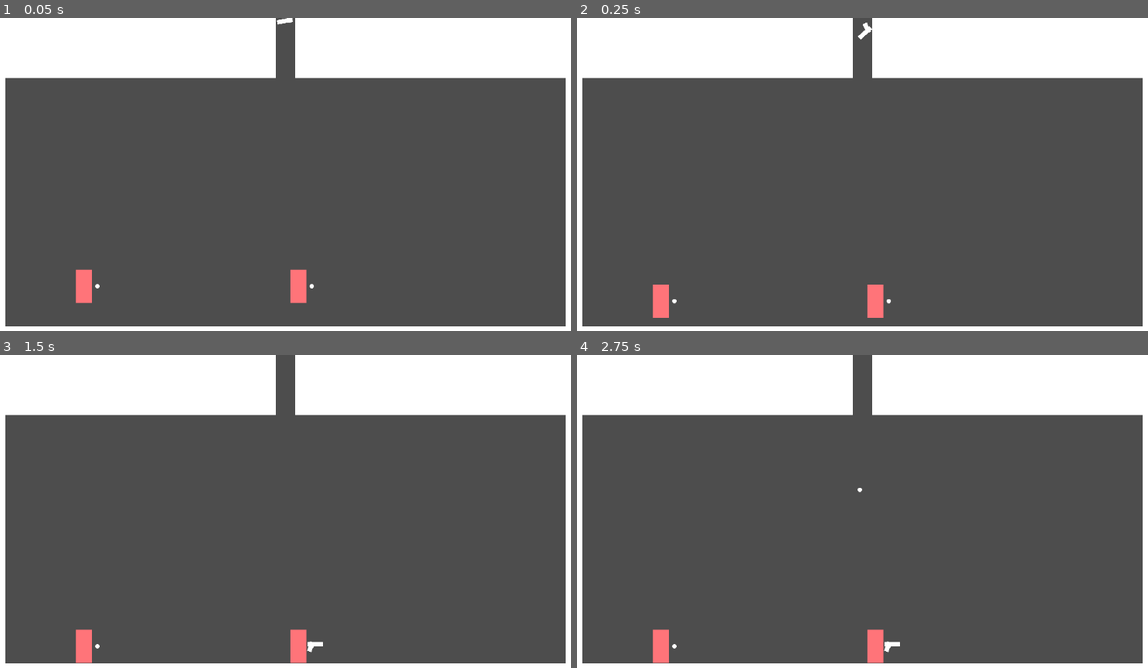
Above: before the commit, frames 1-4 (two rows, left to right).
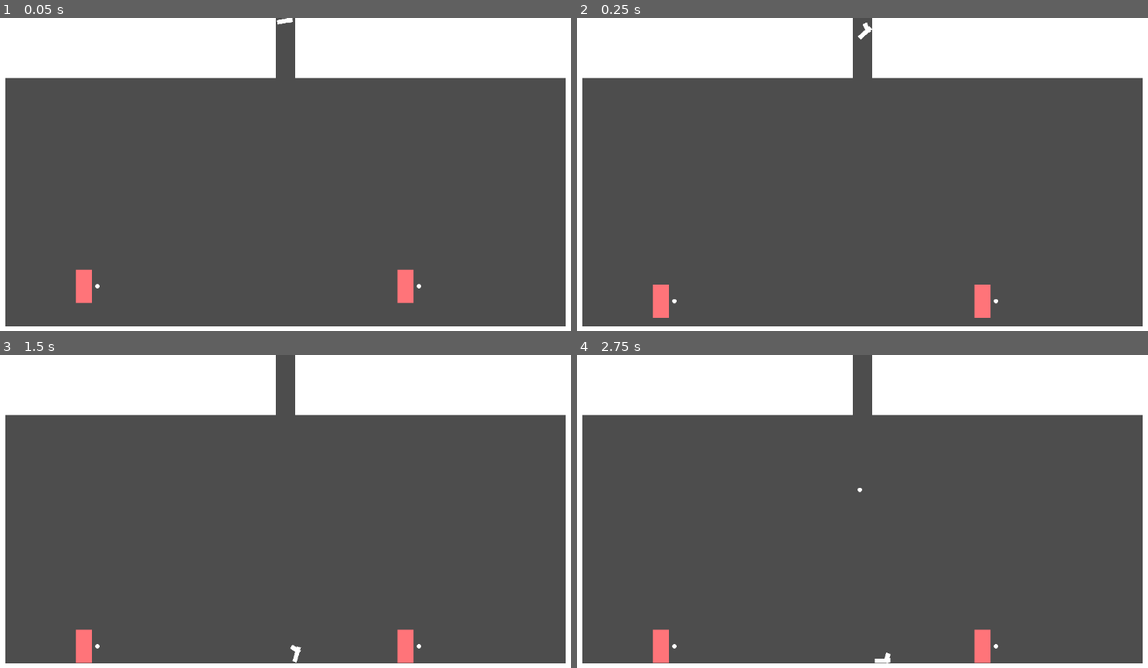
Above: after the commit, the same moments.

Repository: cbrenton/its-all-bad
Game: Godot game, scene res://scenes/match.tscn
The game is run twice, just before and just after one commit, with the same random seed, the same clock (stepped at 60 frames per second) and the same inputs. Before the commit the project starts from res://match.tscn.
Inputs:
- Up to frame 1 (0.05 s): no input
- Up to frame 2 (0.25 s): no input
- Up to frame 3 (1.5 s): no input
- Up to frame 4 (2.75 s): no input

The runs differ from the first frame. In frame 1, 0.7% of the frame differs, in the area x 50-74%, y 80-92%; in frame 2, 0.7%; in frame 3, 0.7%; in frame 4, 0.7%, in the area x 50-74%, y 87-99%.

Commit message:
Create scenes and scripts dirs, and reformat all files

Diff:
--- a/fist.gd
+++ /dev/null
@@ -1,40 +0,0 @@
-class_name Fist
-extends Node2D
-
-signal hit_landed(target, is_fatal)
-
-@onready var hitbox: Area2D = $HitArea2D
-
-var attack_duration: float = 0.1
-var attack_timer: Timer
-var is_held: bool = false
-var attack_rate: float = 0.2
-
-func _ready() -> void:
-	print("fist ready")
-
-func _fire() -> void:
-	self.hitbox.monitoring = true
-	await get_tree().physics_frame
-
-	for area in self.hitbox.get_overlapping_areas():
-		_attack_area(area)
-
-	# TODO: does this actually make this any better?
-	await get_tree().create_timer(self.attack_duration).timeout
-	self.hitbox.monitoring = false
-
-func _attack_area(target: Area2D) -> void:
-	# TODO: this is hacky, but it gets the parent's (HoldPosition) parent's (Visuals) parent (Player)
-	if target.get_parent() != self.get_parent().get_parent().get_parent():
-		hit_landed.emit(target.get_parent(), false)
-
-func attack() -> void:
-	if self.attack_timer == null:
-		self.attack_timer = Timer.new()
-		self.attack_timer.one_shot = true
-		add_child(self.attack_timer)
-	if self.attack_timer.is_stopped():
-		_fire()
-		self.attack_timer.start(self.attack_rate)
-	pass
--- a/gun.gd
+++ /dev/null
@@ -1,95 +0,0 @@
-class_name Gun
-extends RigidBody2D
-
-signal hit_landed(target, is_fatal)
-signal shot
-
-@onready var raycast: RayCast2D = $HitRay2D
-
-# TODO: start false
-var is_loaded: bool = true
-var attack_duration: float = 0.1
-var attack_timer: Timer
-var is_thrown: bool = false
-var attack_rate: float = 0.2
-var holder: Player = null
-
-func _ready() -> void:
-	attack_rate = 0.2
-	print("gun ready")
-	self.contact_monitor = true
-	self.max_contacts_reported = 4
-	body_entered.connect(_on_body_entered)
-	self.continuous_cd = RigidBody2D.CCD_MODE_CAST_SHAPE
-
-func _on_pickup(player: Player) -> void:
-	self.holder = player
-	move_to.call_deferred(player)
-
-# TODO: when weapon is held, disable pickup
-func move_to(player: Player) -> void:
-	self.freeze_mode = RigidBody2D.FREEZE_MODE_KINEMATIC
-	self.freeze = true
-	reparent(player.hold_position)
-	self.position = Vector2.ZERO
-	self.rotation = 0
-
-	self.hit_landed.connect(player.attack)
-
-func drop() -> void:
-	# TODO: figure out how to do this with fist
-	self.freeze = false
-	reparent(get_tree().current_scene)
-	self.hit_landed.disconnect(self.holder.attack)
-	self.holder = null
-
-func _fire() -> void:
-	if self.is_loaded:
-		if raycast.is_colliding():
-			print("bam!")
-			var other = self.raycast.get_collider() as Player
-			if other:
-				self.hit_landed.emit(other, true)
-		self.is_loaded = false
-		self.shot.emit()
-	else:
-		_throw()
-
-func _throw() -> void:
-	var look_dir = sign(self.holder.visuals.scale.x)
-	self.holder.clear_weapon()
-	drop()
-	self.is_thrown = true
-	apply_central_impulse(Vector2(look_dir * 2000, -20))
-	pass
-
-func attack() -> void:
-	if self.attack_timer == null:
-		self.attack_timer = Timer.new()
-		self.attack_timer.one_shot = true
-		add_child(self.attack_timer)
-	if self.attack_timer.is_stopped():
-		_fire()
-		self.attack_timer.start(self.attack_rate)
-	pass
-
-
-func _on_body_entered(body: Node) -> void:
-	var env = body as StaticBody2D
-	var player = body as Player
-
-	if env:
-		print("gun hit body is ground or wall")
-		await get_tree().create_timer(0.5).timeout
-		self.is_thrown = false
-	elif player and is_thrown:
-		print("gun hit player")
-		var dir_to_target = sign((player.position - self.position).x)
-		var knockback_force = 200
-		player.receive_knockback(Vector2(dir_to_target * knockback_force, -200))
-	else:
-		print("gun hit %s" % body.name)
-	pass # Replace with function body.
-
-func is_held() -> bool:
-	return self.holder != null
--- a/match_controller.gd
+++ /dev/null
@@ -1,58 +0,0 @@
-extends Node2D
-
-
-@export var player_scene = preload("player.tscn")
-@export var gun_scene = preload("gun.tscn")
-@export var bullet_scene = preload("bullet.tscn")
-
-var rng = RandomNumberGenerator.new()
-
-func _ready() -> void:
-	_start_match()
-
-func _start_match() -> void:
-	# spawn players
-	# 	for each player, connect player.die to check_for_winner
-	_spawn_players()
-	# spawn gun, connect gun.shoot to spawn_bullet_delayed
-	_spawn_gun()
-	# spawn bullet delayed
-	_spawn_bullet()
-	print("starting game")
-
-func _spawn_players() -> void:
-	# TODO: make this use screen space to determine spawn point
-	var player_positions = [Vector2(200, 500), Vector2(600, 500)]
-
-	var player_num = 1
-	for pos in player_positions:
-		# instantiate player
-		var player = self.player_scene.instantiate()
-		# set player pos and orientation
-		player.position = pos
-		print("initializing player")
-		# TODO: connect player signals
-		add_child(player)
-		player.initialize(player_num)
-		player_num += 1
-		player.die.connect(_check_for_winner)
-
-func _spawn_gun():
-	var gun = self.gun_scene.instantiate()
-	gun.position = Vector2(571, 0)
-	gun.rotation = rng.randi_range(0, 360)
-	gun.apply_central_impulse(Vector2(rng.randi_range(50, 100), 20))
-	gun.shot.connect(_spawn_bullet)
-	add_child(gun)
-
-func _spawn_bullet():
-	await get_tree().create_timer(2.0).timeout
-	var bullet = self.bullet_scene.instantiate()
-	bullet.position = Vector2(571, 0)
-	add_child(bullet)
-
-func _check_for_winner(player: Player) -> void:
-	# brief async - delete players, gun, bullet
-	# display win label? emit signal upwards?
-	print("p%d died" % player.player_number)
-	pass
--- a/player.gd
+++ /dev/null
@@ -1,125 +0,0 @@
-class_name Player
-extends CharacterBody2D
-
-signal die(player: Player)
-
-const SPEED = 300.0
-const JUMP_VELOCITY = -400.0
-
-var player_number: int
-var left_input: String
-var right_input: String
-var jump_input: String
-var action_input: String
-
-var fist: Fist
-var weapon: Gun
-
-var knockback_x: float = 0.0
-
-@onready var visuals: Node2D = $Visuals
-@onready var hold_position: Node2D = $Visuals/HoldPosition
-
-var action_rate = 0.5
-
-var fist_scene = preload("fist.tscn")
-
-# takes in the player's number (1 for p1, 2 for p2, etc)
-func initialize(num: int) -> void:
-	# store player number
-	self.player_number = num
-
-	# set up listeners
-	self.left_input = "p%d_left" % num
-	self.right_input = "p%d_right" % num
-	self.jump_input = "p%d_jump" % num
-	self.action_input = "p%d_action" % num
-
-	self.fist = self.fist_scene.instantiate()
-	self.hold_position.add_child(self.fist)
-	self.fist.hit_landed.connect(attack)
-
-func _physics_process(delta: float) -> void:
-	# add gravity
-	if not is_on_floor():
-		self.velocity.y += get_gravity().y * delta
-
-	_handle_movement_input()
-
-	# 200 / 0.25s = 800
-	# decay knockback over 0.25s
-	self.knockback_x = move_toward(self.knockback_x, 0, 800 * delta)
-	self.velocity.x += self.knockback_x
-
-	_handle_non_movement_input()
-
-	move_and_slide()
-
-func _handle_movement_input() -> void:
-	if Input.is_action_just_pressed(self.jump_input) and is_on_floor():
-		self.velocity.y = JUMP_VELOCITY
-
-	# if knockback is significant, disable horizontal input and set movement velocity to 0 (only knockback should contribute)
-	if abs(self.knockback_x) > 10.0:
-		self.velocity.x = 0.0
-	# otherwise, apply input to get movement velocity
-	else:
-		var direction := Input.get_axis(self.left_input, self.right_input)
-		if direction:
-			self.velocity.x = direction * SPEED
-			self.visuals.scale.x = sign(direction)
-		else:
-			self.velocity.x = move_toward(self.velocity.x, 0, SPEED)
-
-func _handle_non_movement_input() -> void:
-	if Input.is_action_just_pressed(self.action_input):
-		if self.weapon != null:
-			self.weapon.attack()
-		else:
-			self.fist.attack()
-
-func attack(target: Player, is_fatal: bool) -> void:
-	print("attacking p%d" % target.player_number)
-	var cur_velocity = target.velocity
-	var dir_to_target = sign((target.position - self.position).x)
-	var knockback_force = 200
-
-	if !is_fatal:
-		target.receive_knockback(Vector2(dir_to_target * knockback_force, -200) + self.velocity)
-	else:
-		target.die.emit(target)
-		print("game over")
-
-# reset velocity.y to received force, and set knockback_x which will decay
-func receive_knockback(force: Vector2) -> void:
-	self.knockback_x = force.x
-	self.velocity.y = force.y
-
-
-func _on_hurt_area_2d_body_entered(body: Node2D) -> void:
-	# TODO: hacky - get parent node2d from rigidbody
-	print("player body entered")
-	# TODO: revert, but for Item
-	var touched_weapon = body as Gun
-	if touched_weapon:
-		print("ran into weapon")
-		# TODO: do I need fist check?
-		# TODO: fix
-		if !touched_weapon.is_held():
-			if !touched_weapon.is_thrown:
-				print("picking it pu")
-				_pick_up(touched_weapon)
-			else:
-				touched_weapon.apply_central_impulse(Vector2(200, -200))
-		return
-	var touched_bullet = body as Bullet
-	if touched_bullet:
-		print("picked up bullet")
-		touched_bullet.queue_free()
-
-func _pick_up(gun: Gun) -> void:
-	gun._on_pickup(self)
-	self.weapon = gun
-
-func clear_weapon() -> void:
-	self.weapon = null
--- a/bullet.tscn
+++ b/scenes/bullet.tscn
@@ -1,7 +1,7 @@
 [gd_scene format=3 uid="uid://ctp0o18g7yp8p"]
 
 [ext_resource type="Texture2D" uid="uid://vqymet7qdv8r" path="res://assets/dummy.png" id="1_v7oki"]
-[ext_resource type="Script" uid="uid://bd7olucnbmqy0" path="res://bullet.gd" id="1_v8qja"]
+[ext_resource type="Script" uid="uid://bd7olucnbmqy0" path="res://scripts/bullet.gd" id="1_v8qja"]
 
 [sub_resource type="CircleShape2D" id="CircleShape2D_x8et2"]
 radius = 4.1231055
--- a/fist.tscn
+++ b/scenes/fist.tscn
@@ -1,6 +1,6 @@
 [gd_scene format=3 uid="uid://cwit7dbkmqn7n"]
 
-[ext_resource type="Script" uid="uid://bqpoqmfglo7jf" path="res://fist.gd" id="1_18rt0"]
+[ext_resource type="Script" uid="uid://bqpoqmfglo7jf" path="res://scripts/fist.gd" id="1_18rt0"]
 [ext_resource type="Texture2D" uid="uid://vqymet7qdv8r" path="res://assets/dummy.png" id="2_cqe2n"]
 
 [sub_resource type="RectangleShape2D" id="RectangleShape2D_cqe2n"]
--- a/gun.tscn
+++ b/scenes/gun.tscn
@@ -1,6 +1,6 @@
 [gd_scene format=3 uid="uid://dw35m80pwgo1u"]
 
-[ext_resource type="Script" uid="uid://7y5l7tnllp4b" path="res://gun.gd" id="1_vk1bi"]
+[ext_resource type="Script" uid="uid://7y5l7tnllp4b" path="res://scripts/gun.gd" id="1_x77fm"]
 
 [sub_resource type="RectangleShape2D" id="RectangleShape2D_r8ywq"]
 size = Vector2(29, 8)
@@ -10,7 +10,7 @@
 
 [node name="RigidBody2D" type="RigidBody2D" unique_id=394875882]
 collision_layer = 4
-script = ExtResource("1_vk1bi")
+script = ExtResource("1_x77fm")
 
 [node name="CollisionShape2D" type="CollisionShape2D" parent="." unique_id=1730765531]
 position = Vector2(7.5, -4)
--- a/match.tscn
+++ b/scenes/match.tscn
@@ -1,7 +1,7 @@
 [gd_scene format=3 uid="uid://1u117meuvbkt"]
 
-[ext_resource type="Script" uid="uid://bkmyn2c5f0saq" path="res://match_controller.gd" id="1_7y1jj"]
-[ext_resource type="PackedScene" uid="uid://dw35m80pwgo1u" path="res://gun.tscn" id="2_x8et2"]
+[ext_resource type="Script" uid="uid://bkmyn2c5f0saq" path="res://scripts/match_controller.gd" id="1_7y1jj"]
+[ext_resource type="PackedScene" uid="uid://dw35m80pwgo1u" path="res://scenes/gun.tscn" id="2_x8et2"]
 
 [sub_resource type="WorldBoundaryShape2D" id="WorldBoundaryShape2D_7y1jj"]
 distance = -575.0
@@ -14,6 +14,9 @@
 
 [node name="Match" type="Node2D" unique_id=324995677]
 script = ExtResource("1_7y1jj")
+player_scene = null
+gun_scene = null
+bullet_scene = null
 
 [node name="Environment" type="StaticBody2D" parent="." unique_id=292553992]
 
--- a/player.tscn
+++ b/scenes/player.tscn
@@ -1,7 +1,7 @@
 [gd_scene format=3 uid="uid://ckudr8chj1kgo"]
 
-[ext_resource type="Script" uid="uid://80kl10p8d3vr" path="res://player.gd" id="1_4flbx"]
-[ext_resource type="PackedScene" uid="uid://cwit7dbkmqn7n" path="res://fist.tscn" id="2_onrkg"]
+[ext_resource type="Script" uid="uid://80kl10p8d3vr" path="res://scripts/player.gd" id="1_4flbx"]
+[ext_resource type="PackedScene" uid="uid://cwit7dbkmqn7n" path="res://scenes/fist.tscn" id="2_onrkg"]
 
 [sub_resource type="RectangleShape2D" id="RectangleShape2D_7y1jj"]
 size = Vector2(30, 62)
--- a/bullet.gd
+++ b/scripts/bullet.gd
@@ -4,9 +4,9 @@
 
 # Called when the node enters the scene tree for the first time.
 func _ready() -> void:
-	pass # Replace with function body.
+    pass  # Replace with function body.
 
 
 # Called every frame. 'delta' is the elapsed time since the previous frame.
 func _process(delta: float) -> void:
-	pass
+    pass
--- /dev/null
+++ b/scripts/fist.gd
@@ -0,0 +1,44 @@
+class_name Fist
+extends Node2D
+
+signal hit_landed(target, is_fatal)
+
+@onready var hitbox: Area2D = $HitArea2D
+
+var attack_duration: float = 0.1
+var attack_timer: Timer
+var is_held: bool = false
+var attack_rate: float = 0.2
+
+
+func _ready() -> void:
+    print("fist ready")
+
+
+func _fire() -> void:
+    self.hitbox.monitoring = true
+    await get_tree().physics_frame
+
+    for area in self.hitbox.get_overlapping_areas():
+        _attack_area(area)
+
+    # TODO: does this actually make this any better?
+    await get_tree().create_timer(self.attack_duration).timeout
+    self.hitbox.monitoring = false
+
+
+func _attack_area(target: Area2D) -> void:
+    # TODO: this is hacky, but it gets the parent's (HoldPosition) parent's (Visuals) parent (Player)
+    if target.get_parent() != self.get_parent().get_parent().get_parent():
+        hit_landed.emit(target.get_parent(), false)
+
+
+func attack() -> void:
+    if self.attack_timer == null:
+        self.attack_timer = Timer.new()
+        self.attack_timer.one_shot = true
+        add_child(self.attack_timer)
+    if self.attack_timer.is_stopped():
+        _fire()
+        self.attack_timer.start(self.attack_rate)
+    pass
--- /dev/null
+++ b/scripts/gun.gd
@@ -0,0 +1,103 @@
+class_name Gun
+extends RigidBody2D
+
+signal hit_landed(target, is_fatal)
+signal shot
+
+@onready var raycast: RayCast2D = $HitRay2D
+
+# TODO: start false
+var is_loaded: bool = true
+var attack_duration: float = 0.1
+var attack_timer: Timer
+var is_thrown: bool = false
+var attack_rate: float = 0.2
+var holder: Player = null
+
+
+func _ready() -> void:
+    attack_rate = 0.2
+    print("gun ready")
+    self.contact_monitor = true
+    self.max_contacts_reported = 4
+    body_entered.connect(_on_body_entered)
+    self.continuous_cd = RigidBody2D.CCD_MODE_CAST_SHAPE
+
+
+func _on_pickup(player: Player) -> void:
+    self.holder = player
+    move_to.call_deferred(player)
+
+
+# TODO: when weapon is held, disable pickup
+func move_to(player: Player) -> void:
+    self.freeze_mode = RigidBody2D.FREEZE_MODE_KINEMATIC
+    self.freeze = true
+    reparent(player.hold_position)
+    self.position = Vector2.ZERO
+    self.rotation = 0
+
+    self.hit_landed.connect(player.attack)
+
+
+func drop() -> void:
+    # TODO: figure out how to do this with fist
+    self.freeze = false
+    reparent(get_tree().current_scene)
+    self.hit_landed.disconnect(self.holder.attack)
+    self.holder = null
+
+
+func _fire() -> void:
+    if self.is_loaded:
+        if raycast.is_colliding():
+            print("bam!")
+            var other = self.raycast.get_collider() as Player
+            if other:
+                self.hit_landed.emit(other, true)
+        self.is_loaded = false
+        self.shot.emit()
+    else:
+        _throw()
+
+
+func _throw() -> void:
+    var look_dir = sign(self.holder.visuals.scale.x)
+    self.holder.clear_weapon()
+    drop()
+    self.is_thrown = true
+    apply_central_impulse(Vector2(look_dir * 2000, -20))
+    pass
+
+
+func attack() -> void:
+    if self.attack_timer == null:
+        self.attack_timer = Timer.new()
+        self.attack_timer.one_shot = true
+        add_child(self.attack_timer)
+    if self.attack_timer.is_stopped():
+        _fire()
+        self.attack_timer.start(self.attack_rate)
+    pass
+
+
+func _on_body_entered(body: Node) -> void:
+    var env = body as StaticBody2D
+    var player = body as Player
+
+    if env:
+        print("gun hit body is ground or wall")
+        await get_tree().create_timer(0.5).timeout
+        self.is_thrown = false
+    elif player and is_thrown:
+        print("gun hit player")
+        var dir_to_target = sign((player.position - self.position).x)
+        var knockback_force = 200
+        player.receive_knockback(Vector2(dir_to_target * knockback_force, -200))
+    else:
+        print("gun hit %s" % body.name)
+    pass  # Replace with function body.
+
+
+func is_held() -> bool:
+    return self.holder != null
--- /dev/null
+++ b/scripts/match_controller.gd
@@ -0,0 +1,60 @@
+extends Node2D
+
+@onready var player_scene = preload("res://scenes/player.tscn")
+@onready var gun_scene = preload("res://scenes/gun.tscn")
+@onready var bullet_scene = preload("res://scenes/bullet.tscn")
+
+var rng = RandomNumberGenerator.new()
+
+
+func _ready() -> void:
+    _start_match()
+
+
+func _start_match() -> void:
+    _spawn_players()
+
+    _spawn_gun()
+
+    _spawn_bullet()
+
+
+func _spawn_players() -> void:
+    # TODO: make this use screen space to determine spawn point
+    var player_positions = [Vector2(200, 500), Vector2(800, 500)]
+
+    var player_num = 1
+    for pos in player_positions:
+        # instantiate player
+        breakpoint
+        var player = self.player_scene.instantiate()
+        # set player pos and orientation
+        player.position = pos
+        # TODO: connect player signals
+        add_child(player)
+        player.initialize(player_num)
+        player_num += 1
+        player.die.connect(_check_for_winner)
+
+
+func _spawn_gun():
+    var gun = self.gun_scene.instantiate()
+    gun.position = Vector2(571, 0)
+    gun.rotation = rng.randi_range(0, 360)
+    gun.apply_central_impulse(Vector2(rng.randi_range(50, 100), 20))
+    gun.shot.connect(_spawn_bullet)
+    add_child(gun)
+
+
+func _spawn_bullet():
+    await get_tree().create_timer(2.0).timeout
+
+    var bullet = self.bullet_scene.instantiate()
+    bullet.position = Vector2(571, 0)
+    add_child(bullet)
+
+
+func _check_for_winner(player: Player) -> void:
+    # brief async - delete players, gun, bullet
+    # display win label? emit signal upwards?
+    print("p%d died" % player.player_number)
--- /dev/null
+++ b/scripts/player.gd
@@ -0,0 +1,134 @@
+class_name Player
+extends CharacterBody2D
+
+signal die(player: Player)
+
+const SPEED = 300.0
+const JUMP_VELOCITY = -400.0
+
+var player_number: int
+var left_input: String
+var right_input: String
+var jump_input: String
+var action_input: String
+
+var fist: Fist
+var weapon: Gun
+
+var knockback_x: float = 0.0
+
+@onready var visuals: Node2D = $Visuals
+@onready var hold_position: Node2D = $Visuals/HoldPosition
+
+var action_rate = 0.5
+
+var fist_scene = preload("res://scenes/fist.tscn")
+
+
+# takes in the player's number (1 for p1, 2 for p2, etc)
+func initialize(num: int) -> void:
+    # store player number
+    self.player_number = num
+
+    # set up listeners
+    self.left_input = "p%d_left" % num
+    self.right_input = "p%d_right" % num
+    self.jump_input = "p%d_jump" % num
+    self.action_input = "p%d_action" % num
+
+    self.fist = self.fist_scene.instantiate()
+    self.hold_position.add_child(self.fist)
+    self.fist.hit_landed.connect(attack)
+
+
+func _physics_process(delta: float) -> void:
+    # add gravity
+    if not is_on_floor():
+        self.velocity.y += get_gravity().y * delta
+
+    _handle_movement_input()
+
+    # 200 / 0.25s = 800
+    # decay knockback over 0.25s
+    self.knockback_x = move_toward(self.knockback_x, 0, 800 * delta)
+    self.velocity.x += self.knockback_x
+
+    _handle_non_movement_input()
+
+    move_and_slide()
+
+
+func _handle_movement_input() -> void:
+    if Input.is_action_just_pressed(self.jump_input) and is_on_floor():
+        self.velocity.y = JUMP_VELOCITY
+
+    # if knockback is significant, disable horizontal input and set movement velocity to 0 (only knockback should contribute)
+    if abs(self.knockback_x) > 10.0:
+        self.velocity.x = 0.0
+    # otherwise, apply input to get movement velocity
+    else:
+        var direction := Input.get_axis(self.left_input, self.right_input)
+        if direction:
+            self.velocity.x = direction * SPEED
+            self.visuals.scale.x = sign(direction)
+        else:
+            self.velocity.x = move_toward(self.velocity.x, 0, SPEED)
+
+
+func _handle_non_movement_input() -> void:
+    if Input.is_action_just_pressed(self.action_input):
+        breakpoint
+        if self.weapon != null:
+            self.weapon.attack()
+        else:
+            self.fist.attack()
+
+
+func attack(target: Player, is_fatal: bool) -> void:
+    print("attacking p%d" % target.player_number)
+    var cur_velocity = target.velocity
+    var dir_to_target = sign((target.position - self.position).x)
+    var knockback_force = 200
+
+    if !is_fatal:
+        target.receive_knockback(Vector2(dir_to_target * knockback_force, -200) + self.velocity)
+    else:
+        target.die.emit(target)
+        print("game over")
+
+
+# reset velocity.y to received force, and set knockback_x which will decay
+func receive_knockback(force: Vector2) -> void:
+    self.knockback_x = force.x
+    self.velocity.y = force.y
+
+
+func _on_hurt_area_2d_body_entered(body: Node2D) -> void:
+    # TODO: hacky - get parent node2d from rigidbody
+    print("player body entered")
+    # TODO: revert, but for Item
+    var touched_weapon = body as Gun
+    if touched_weapon:
+        print("ran into weapon")
+        # TODO: do I need fist check?
+        # TODO: fix
+        if !touched_weapon.is_held():
+            if !touched_weapon.is_thrown:
+                print("picking it pu")
+                _pick_up(touched_weapon)
+            else:
+                touched_weapon.apply_central_impulse(Vector2(200, -200))
+        return
+    var touched_bullet = body as Bullet
+    if touched_bullet:
+        print("picked up bullet")
+        touched_bullet.queue_free()
+
+
+func _pick_up(gun: Gun) -> void:
+    gun._on_pickup(self)
+    self.weapon = gun
+
+
+func clear_weapon() -> void:
+    self.weapon = null
--- a/weapon.gd
+++ /dev/null
@@ -1,30 +0,0 @@
-class_name Weapon
-extends Node2D
-
-"""
-signal hit_landed(target, damage)
-
-var attack_rate = 0.5
-var attack_timer: Timer
-var is_held: bool = false
-
-func _ready() -> void:
-	print("superclass ready")
-
-# should never be called directly, only called via attack()
-func _fire() -> void:
-	push_error("_fire() not implemented by %s" % self.name)
-
-func _on_pickup(player: Player) -> void:
-	push_error("_on_pickup() not implemented by %s" % self.name)
-
-func attack() -> void:
-	if self.attack_timer == null:
-		self.attack_timer = Timer.new()
-		self.attack_timer.one_shot = true
-		add_child(self.attack_timer)
-	if self.attack_timer.is_stopped():
-		_fire()
-		self.attack_timer.start(self.attack_rate)
-	pass
-"""
Renamed: bullet.gd.uid -> scripts/bullet.gd.uid
Renamed: fist.gd.uid -> scripts/fist.gd.uid
Renamed: gun.gd.uid -> scripts/gun.gd.uid
Renamed: match_controller.gd.uid -> scripts/match_controller.gd.uid
Renamed: player.gd.uid -> scripts/player.gd.uid
Not shown, removed: weapon.gd.uid
